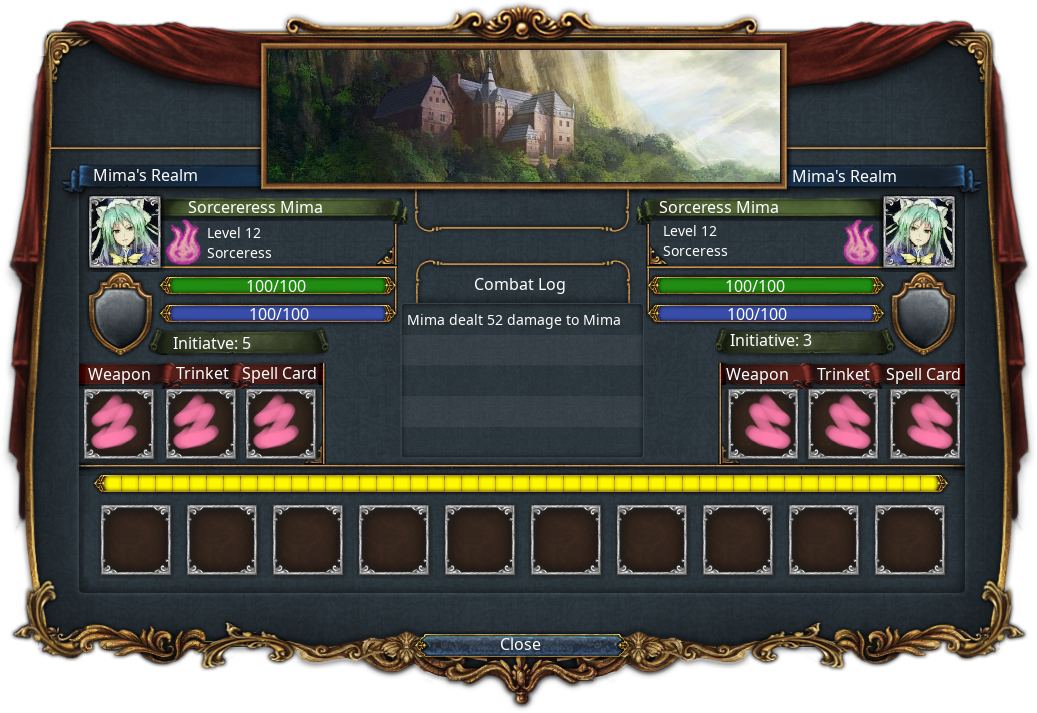
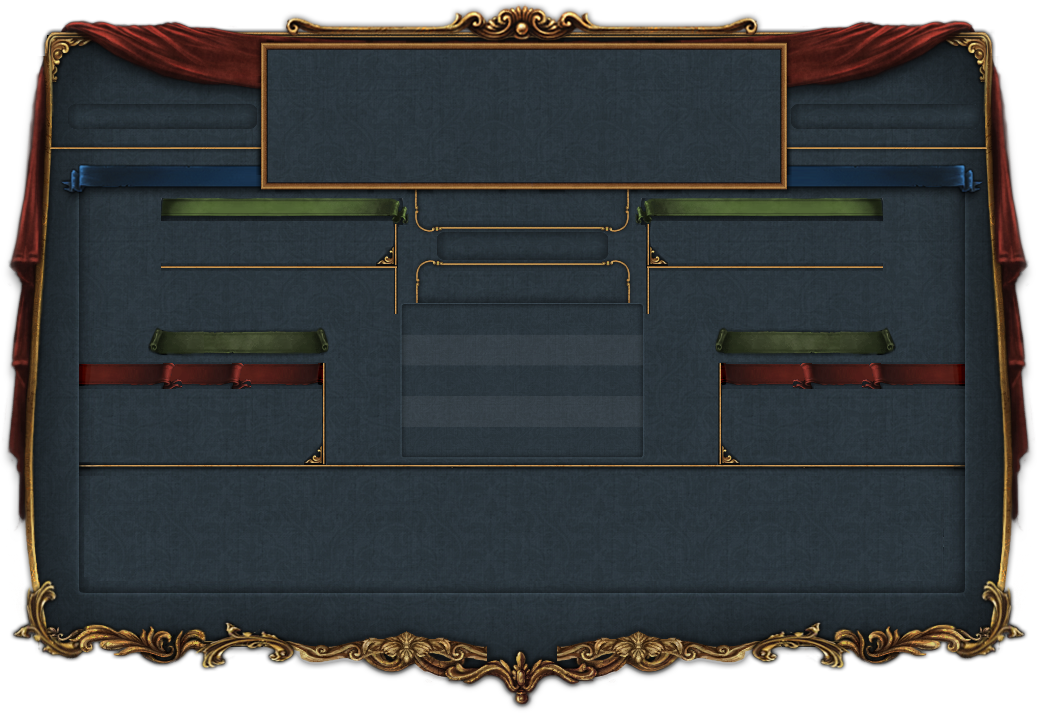
Two versions of the same layered image (1037 × 713). Layer-by-layer changes:
hid "labels", painted on it over [left=68, top=108, right=960, bottom=650]
hid "Eingefügte Ebene #6" over [left=268, top=50, right=780, bottom=182]
hid "labels #1" over [left=83, top=192, right=961, bottom=661]
painted on "danmaku_battle_view_bg.dds" over [left=68, top=104, right=980, bottom=260]
